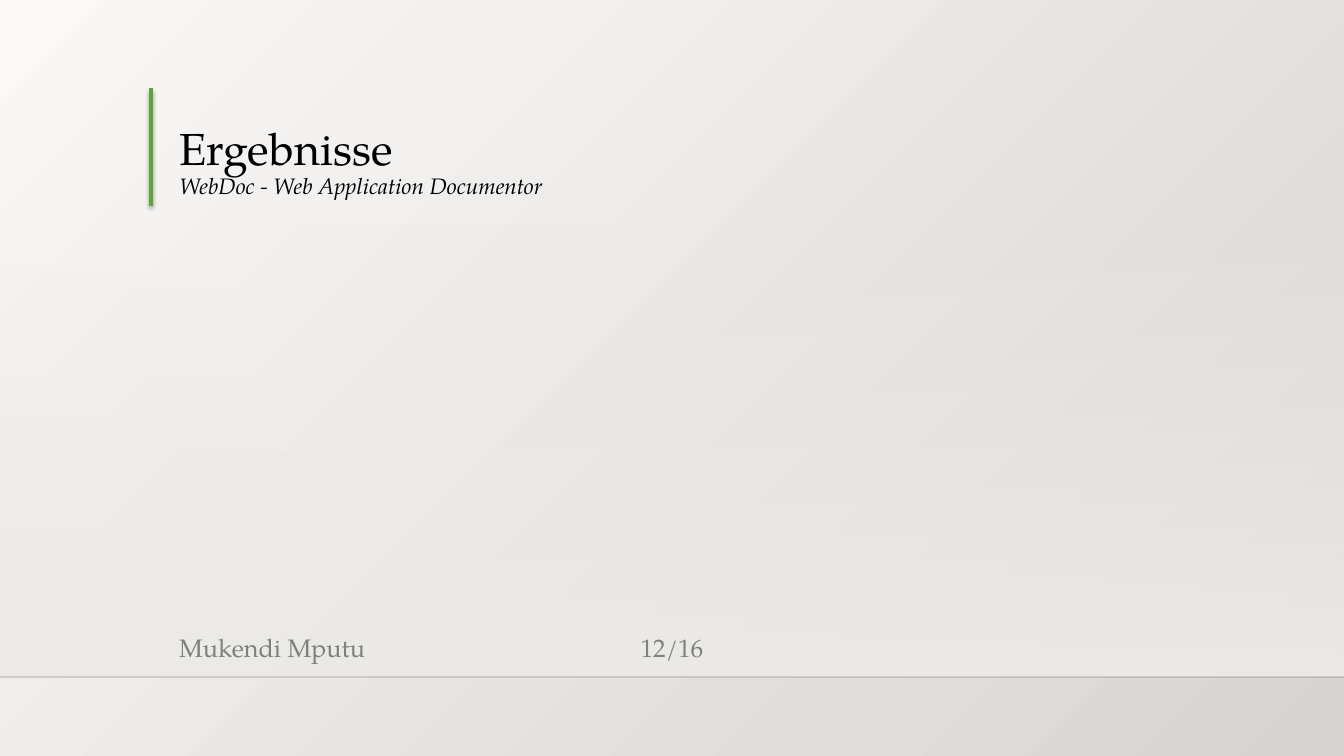
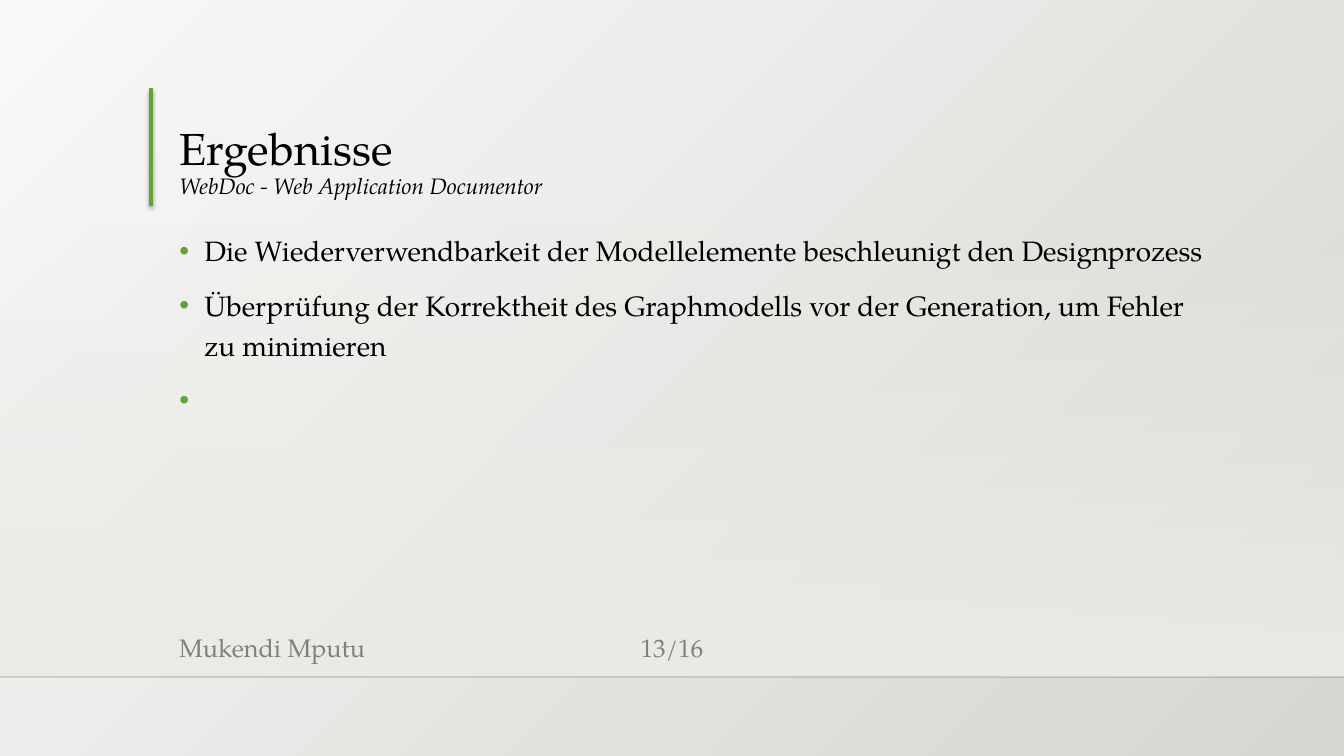
Before and after one commit to MukendiMputu/BachelorThesis, a slide deck: slide 13 of Abschlussvortrag.pptx (slide 12 before the commit). Drawn at 1344x756 pixels with LibreOffice and Linux fonts; fonts in the diff are those of the drawing; background and template pictures are left out. Boxes give left, top, right and bottom in pixels: in the first picture for what was removed or moved away, otherwise in the second. Text is boxed around its words. In the diff, an @@ line names an element or a change of style, - is before the commit and + after.

```diff
--- a/Abschlussvortrag.pptx
+++ b/Abschlussvortrag.pptx
@@ text added at [204, 240, 1203, 357], 20 pt, text #000000 @@
+• Die Wiederverwendbarkeit der Modellelemente beschleunigt den Designprozess
+• Überprüfung der Korrektheit des Graphmodells vor der Generation, um Fehler zu minimieren
@@ page number at [641, 639, 704, 661]: text changed @@
-12/16
+13/16
```
Also in this commit, not shown: 7 other slides changed, 2 slides added, 1 slide removed.
